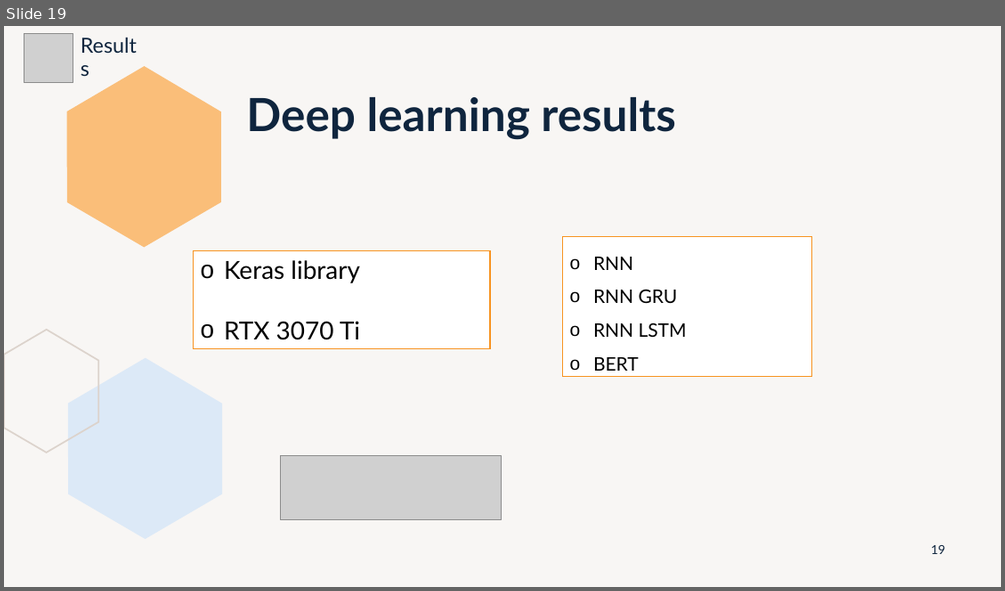
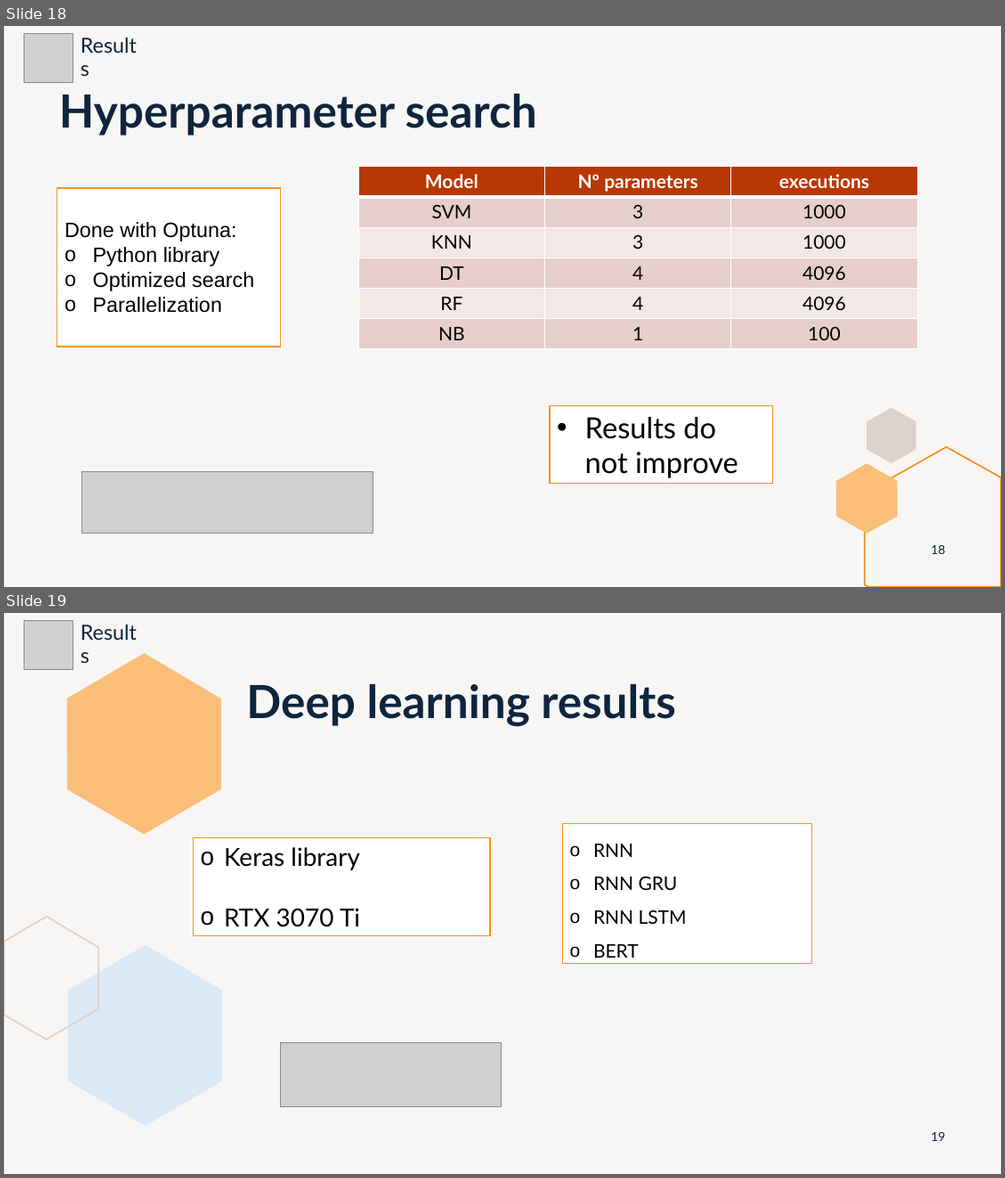
Before and after one commit to marti1999/TFG, a slide deck: informes/entrega final/presentation.pptx. Shown one above the other, each under a label of ours: slide 19 before the commit, slides 18 and 19 after it. The pictures are 1005x591 and 1005x1178 pixels, drawn with LibreOffice and Linux fonts; fonts in the diff are those of the drawing; grey boxes stand for pictures. Boxes give left, top, right and bottom in pixels: in the first picture for what was removed or moved away, otherwise in the second. Text is boxed around its words. In the diff, an @@ line names an element or a change of style, - is before the commit and + after.

Commit message:
add Optuna slide to power point

```diff
--- a/informes/entrega final/presentation.pptx
+++ b/informes/entrega final/presentation.pptx
@@ slide 18 added at (4, 26, 1001, 587), background #DCD3CC at 20% opacity @@
@@ picture added at (24, 33, 73, 83) @@
@@ text added at (73, 40, 153, 76), 20 pt, text #0F253E @@
+Results
@@ title added at (59, 94, 537, 135), 44 pt, text #0F253E, bold @@
+Hyperparameter search
@@ table added at (358, 167, 917, 348), 6 rows, 3 columns @@
+Model | Nº parameters | executions
+SVM | 3 | 1000
+KNN | 3 | 1000
+DT | 4 | 4096
+RF | 4 | 4096
+NB | 1 | 100
@@ rectangle added at (57, 188, 280, 346), fill #FFFFFF, outline #F79320 1 pt, 20 pt, text #000000 @@
+Done with Optuna:
+o Python library
+o Optimized search
+o Parallelization
@@ rectangle added at (550, 405, 773, 483), fill #FFFFFF, outline #F79320 1 pt, 28 pt, text #000000 @@
+• Results do not improve
@@ freeform shape added at (867, 408, 916, 464), fill #DCD3CC @@
@@ freeform shape added at (865, 447, 1001, 587), outline #F79320 1.5 pt @@
@@ picture added at (81, 472, 372, 533) @@
@@ freeform shape added at (836, 464, 898, 534), fill #FABE79 @@
@@ page number added at (930, 545, 945, 554), 12 pt, text #0F253E @@
+18
```
Also in this commit, not shown: 1 slide removed.
